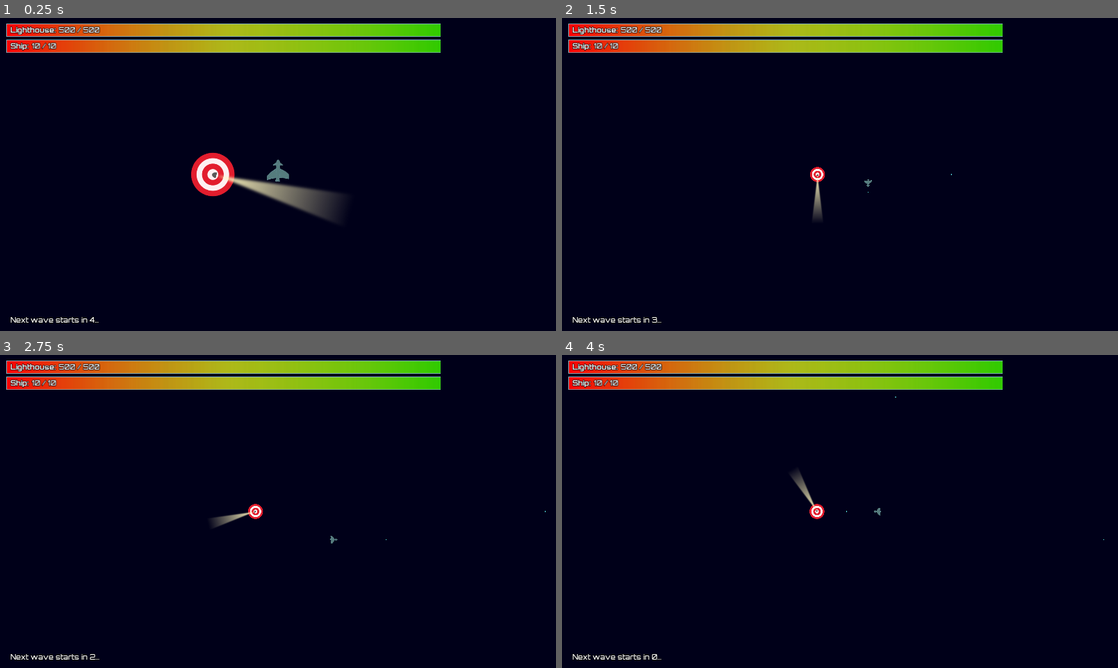
Above: before the commit, frames 1-4 (two rows, left to right).
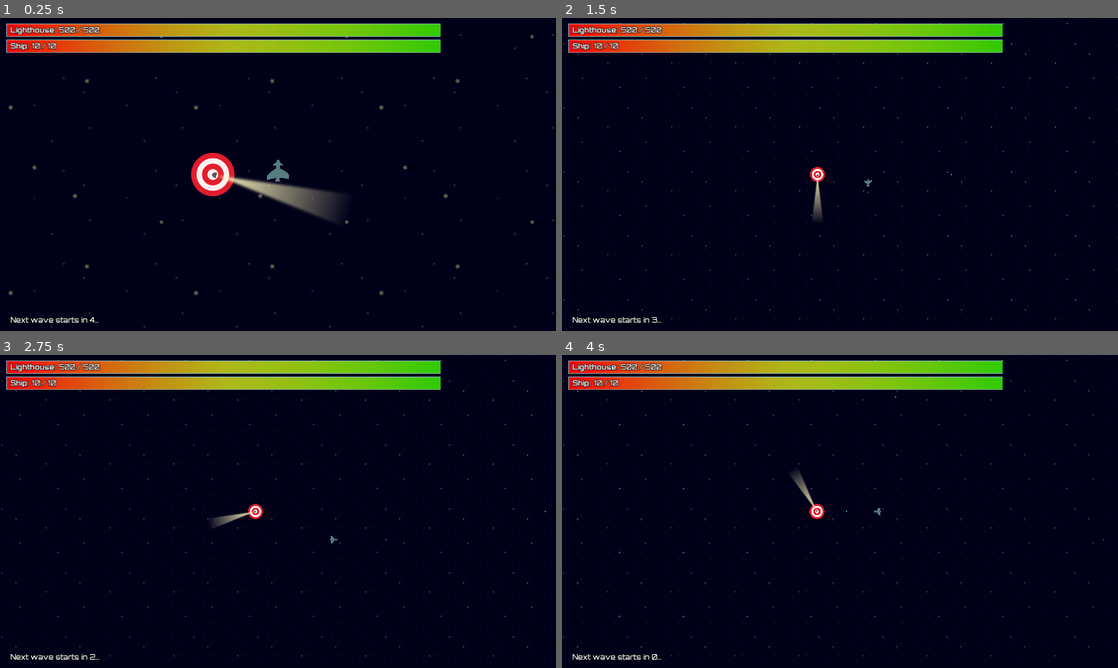
Above: after the commit, the same moments.

Repository: lmbarros/LD46-TheLighthouseAtTheEndOfTheUniverse
Game: Godot game, scene res://screens/PlayfieldScreen.tscn
Two runs of this game, one before a commit and one after it. Both use one fixed random seed, a clock stepped at 60 frames per second and the inputs below.
Inputs:
- Up to frame 1 (0.25 s): no input
- Up to frame 2 (1.5 s): tap Enter at 0.5 s; hold Right (moveRight) 0.53-1.28 s; tap Ctrl (fire) at 0.6, 1.35 s; hold Down (moveDown) from 1.28 s (still down)
- Up to frame 3 (2.75 s): release Down (moveDown) at 2.03 s; hold Right (moveRight) from 2.03 s (still down); tap Ctrl (fire) at 2.1 s
- Up to frame 4 (4 s): release Right (moveRight) at 2.78 s; hold Up (moveUp) 2.78-3.53 s; tap Ctrl (fire) at 2.85, 3.6 s; hold Left (moveLeft) from 3.53 s (still down)

The runs differ from the first frame. In frame 1, 0.3% of the frame differs, in the area x 1-100%, y 5-99%; in frame 2, 0.3%, in the area x 0-100%, y 0-98%; in frame 3, 0.3%; in frame 4, 0.3%.

Commit message:
Add a starfield background
Which made my zooming camera feel much better. I was decided to remove
it, but now I think I'll keep it.

Diff:
--- a/src/misc/Starfield.tscn
+++ b/src/misc/Starfield.tscn
@@ -1,12 +1,49 @@
-[gd_scene format=2]
+[gd_scene load_steps=2 format=2]
+
+[ext_resource path="res://misc/starfield.svg" type="Texture" id=1]
 
 [node name="Starfield" type="CanvasLayer"]
 layer = -10
 
-[node name="ColorRect" type="ColorRect" parent="."]
+[node name="TheDarkSpace" type="ColorRect" parent="."]
 margin_right = 1280.0
 margin_bottom = 720.0
 color = Color( 0, 0, 0.0980392, 1 )
 __meta__ = {
 "_edit_use_anchors_": false
 }
+
+[node name="Stars" type="ParallaxBackground" parent="."]
+layer = -10
+
+[node name="Layer1" type="ParallaxLayer" parent="Stars"]
+motion_mirroring = Vector2( 8192, 8192 )
+
+[node name="TextureRect" type="TextureRect" parent="Stars/Layer1"]
+self_modulate = Color( 0.968627, 0.964706, 0.639216, 0.392157 )
+margin_left = -4096.0
+margin_top = -4096.0
+margin_right = 4096.0
+margin_bottom = 4096.0
+texture = ExtResource( 1 )
+stretch_mode = 2
+__meta__ = {
+"_edit_use_anchors_": false
+}
+
+[node name="Layer2" type="ParallaxLayer" parent="Stars"]
+motion_scale = Vector2( 0.5, 0.5 )
+motion_mirroring = Vector2( 16384, 16384 )
+
+[node name="TextureRect" type="TextureRect" parent="Stars/Layer2"]
+self_modulate = Color( 0.968627, 0.964706, 0.639216, 0.196078 )
+margin_left = -4096.0
+margin_top = -4096.0
+margin_right = 12288.0
+margin_bottom = 12288.0
+rect_scale = Vector2( 0.5, 0.5 )
+texture = ExtResource( 1 )
+stretch_mode = 2
+__meta__ = {
+"_edit_use_anchors_": false
+}
--- /dev/null
+++ b/src/misc/starfield.svg
@@ -0,0 +1,143 @@
+<?xml version="1.0" encoding="UTF-8" standalone="no"?>
+<!-- Created with Inkscape (http://www.inkscape.org/) -->
+
+<svg
+   xmlns:dc="http://purl.org/dc/elements/1.1/"
+   xmlns:cc="http://creativecommons.org/ns#"
+   xmlns:rdf="http://www.w3.org/1999/02/22-rdf-syntax-ns#"
+   xmlns:svg="http://www.w3.org/2000/svg"
+   xmlns="http://www.w3.org/2000/svg"
+   xmlns:sodipodi="http://sodipodi.sourceforge.net/DTD/sodipodi-0.dtd"
+   xmlns:inkscape="http://www.inkscape.org/namespaces/inkscape"
+   width="512"
+   height="512"
+   viewBox="0 0 135.46666 135.46667"
+   version="1.1"
+   id="svg8"
+   inkscape:version="0.92.5 (2060ec1f9f, 2020-04-08)"
+   sodipodi:docname="starfield.svg">
+  <defs
+     id="defs2" />
+  <sodipodi:namedview
+     id="base"
+     pagecolor="#000d50"
+     bordercolor="#666666"
+     borderopacity="1.0"
+     inkscape:pageopacity="0"
+     inkscape:pageshadow="2"
+     inkscape:zoom="1"
+     inkscape:cx="156.3444"
+     inkscape:cy="242.35569"
+     inkscape:document-units="px"
+     inkscape:current-layer="layer1"
+     showgrid="false"
+     units="px"
+     inkscape:window-width="1920"
+     inkscape:window-height="1027"
+     inkscape:window-x="0"
+     inkscape:window-y="1080"
+     inkscape:window-maximized="1" />
+  <metadata
+     id="metadata5">
+    <rdf:RDF>
+      <cc:Work
+         rdf:about="">
+        <dc:format>image/svg+xml</dc:format>
+        <dc:type
+           rdf:resource="http://purl.org/dc/dcmitype/StillImage" />
+        <dc:title></dc:title>
+      </cc:Work>
+    </rdf:RDF>
+  </metadata>
+  <g
+     inkscape:label="Layer 1"
+     inkscape:groupmode="layer"
+     id="layer1"
+     transform="translate(0,-161.53332)">
+    <path
+       sodipodi:type="star"
+       style="fill:#fdfdfd;fill-opacity:0.99572646;stroke:none;stroke-width:0.21260586;stroke-linecap:round;stroke-linejoin:round;stroke-miterlimit:4;stroke-dasharray:none;stroke-opacity:0.97435895"
+       id="path824"
+       sodipodi:sides="5"
+       sodipodi:cx="34.705193"
+       sodipodi:cy="177.25854"
+       sodipodi:r1="2.1100531"
+       sodipodi:r2="1.0550267"
+       sodipodi:arg1="0.7140907"
+       sodipodi:arg2="1.3424092"
+       inkscape:flatsided="false"
+       inkscape:rounded="0"
+       inkscape:randomized="0"
+       d="m 36.299737,178.64048 -1.355679,-0.3543 -1.060426,0.91591 -0.08196,-1.39882 -1.198775,-0.72549 1.305024,-0.5102 0.319542,-1.3643 0.888511,1.08349 1.396262,-0.11768 -0.755894,1.17984 z"
+       inkscape:transform-center-x="0.1476265"
+       inkscape:transform-center-y="-0.055861312" />
+    <path
+       sodipodi:type="star"
+       style="fill:#fdfdfd;fill-opacity:0.99572646;stroke:none;stroke-width:0.17552812;stroke-linecap:round;stroke-linejoin:round;stroke-miterlimit:4;stroke-dasharray:none;stroke-opacity:0.97435895"
+       id="path830"
+       sodipodi:sides="5"
+       sodipodi:cx="43.452002"
+       sodipodi:cy="228.7288"
+       sodipodi:r1="2.0713065"
+       sodipodi:r2="1.0356532"
+       sodipodi:arg1="0.63502674"
+       sodipodi:arg2="1.2633453"
+       inkscape:flatsided="false"
+       inkscape:rounded="0"
+       inkscape:randomized="0"
+       d="m 45.119521,229.9575 -1.354098,-0.24161 -0.966689,0.97851 -0.188656,-1.36249 -1.229334,-0.617 1.237501,-0.60045 0.206919,-1.35983 0.953474,0.99138 1.357217,-0.22342 -0.648222,1.21316 z"
+       inkscape:transform-center-x="0.19370625"
+       inkscape:transform-center-y="-0.0042949421" />
+    <path
+       sodipodi:type="star"
+       style="fill:#fdfdfd;fill-opacity:0.99572646;stroke:none;stroke-width:0.18376361;stroke-linecap:round;stroke-linejoin:round;stroke-miterlimit:4;stroke-dasharray:none;stroke-opacity:0.97435895"
+       id="path836"
+       sodipodi:sides="5"
+       sodipodi:cx="97.871544"
+       sodipodi:cy="196.3194"
+       sodipodi:r1="1.7649919"
+       sodipodi:r2="0.88249594"
+       sodipodi:arg1="0.89605538"
+       sodipodi:arg2="1.5243739"
+       inkscape:flatsided="false"
+       inkscape:rounded="0"
+       inkscape:randomized="0"
+       d="m 98.974126,197.69762 -1.061629,-0.49668 -1.011009,0.59297 0.144312,-1.16315 -0.876365,-0.77829 1.150818,-0.22219 0.469385,-1.07397 0.566934,1.02583 1.16646,0.11454 -0.800434,0.85618 z"
+       inkscape:transform-center-x="0.025312493"
+       inkscape:transform-center-y="-0.14427847" />
+    <path
+       inkscape:transform-center-y="-0.0042949421"
+       inkscape:transform-center-x="0.19370625"
+       d="m 6.7549254,293.19293 -1.3540974,-0.24161 -0.966689,0.9785 -0.1886567,-1.36248 -1.2293341,-0.617 1.2375012,-0.60046 0.2069188,-1.35983 0.9534744,0.99139 1.357217,-0.22342 -0.6482216,1.21316 z"
+       inkscape:randomized="0"
+       inkscape:rounded="0"
+       inkscape:flatsided="false"
+       sodipodi:arg2="1.2633453"
+       sodipodi:arg1="0.63502674"
+       sodipodi:r2="1.0356532"
+       sodipodi:r1="2.0713065"
+       sodipodi:cy="291.96422"
+       sodipodi:cx="5.087408"
+       sodipodi:sides="5"
+       id="path840"
+       style="fill:#fdfdfd;fill-opacity:0.99572646;stroke:none;stroke-width:0.17552812;stroke-linecap:round;stroke-linejoin:round;stroke-miterlimit:4;stroke-dasharray:none;stroke-opacity:0.97435895"
+       sodipodi:type="star" />
+    <path
+       sodipodi:type="star"
+       style="fill:#fdfdfd;fill-opacity:0.99572646;stroke:none;stroke-width:0.21260586;stroke-linecap:round;stroke-linejoin:round;stroke-miterlimit:4;stroke-dasharray:none;stroke-opacity:0.97435895"
+       id="path824-3"
+       sodipodi:sides="5"
+       sodipodi:cx="123.17888"
+       sodipodi:cy="248.10793"
+       sodipodi:r1="2.1100531"
+       sodipodi:r2="1.0550267"
+       sodipodi:arg1="0.7140907"
+       sodipodi:arg2="1.3424092"
+       inkscape:flatsided="false"
+       inkscape:rounded="0"
+       inkscape:randomized="0"
+       d="m 124.77342,249.48986 -1.35568,-0.3543 -1.06042,0.91591 -0.082,-1.39881 -1.19878,-0.7255 1.30503,-0.5102 0.31954,-1.3643 0.88851,1.08349 1.39626,-0.11768 -0.75589,1.17984 z"
+       inkscape:transform-center-x="0.1476265"
+       inkscape:transform-center-y="-0.055861312" />
+  </g>
+</svg>
Not shown, added: src/misc/starfield.svg.import
Not shown, changed: README.md
